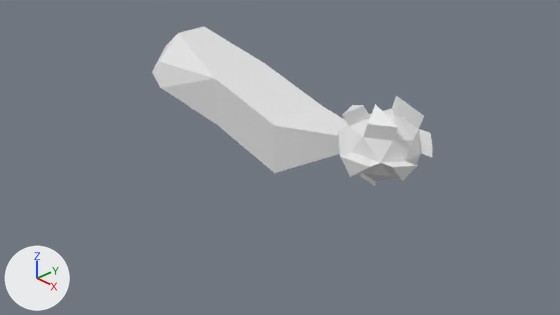
Two versions of the Blender file assets/3D/creatures/gemGuyOne/gemGuyOne.blend, one commit apart.
Camera for both pictures: the file's camera 'Camera'. Every picture has the same lights, and +X, +Y and +Z are marked at lower left. The picture after the commit comes second.
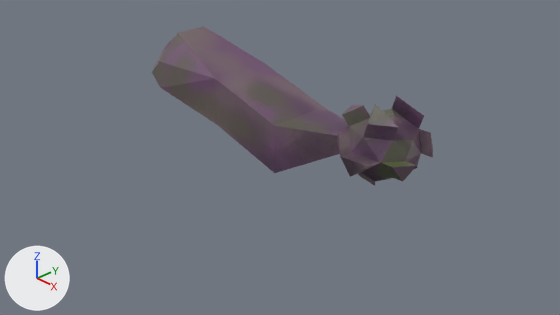
What differs and where, as boxes [x1, y1, x2, y2] in the pictures (560 x 315 px):
'Cube', surface changed (darker): [152, 26, 433, 186] in both

Edits to the bpy script that builds the scene:
```text
Add img_gemguyone:
    img_gemguyone = load_image('gemGuyOne', 'textures/gemGuyOne.png', 1024, 1024, 'sRGB')
Change mat_material:
    remove mat_material.base_color = (0.8, 0.8, 0.8)  # white #e7e7e7
    add mat_material.texture = img_gemguyone
Change me_cube:
    where me_cube.from_pydata(...)  # 91 vertices, 208 faces; spans x -2.2..2.65, y -0.7..0.7, z -0.63..0.79
    used by ob_cube; location = (-0.131, 0.0, 0.626)
    me_cube part 1: texture (UV) coordinates of 208 of 208 faces, centred in x -2.09..2.56, y -0.68..0.69, z -0.52..0.69, changed; they spanned u 0.0..1.0, v -0.01..0.93 and now span u 0.01..0.98, v 0.01..0.99
```
